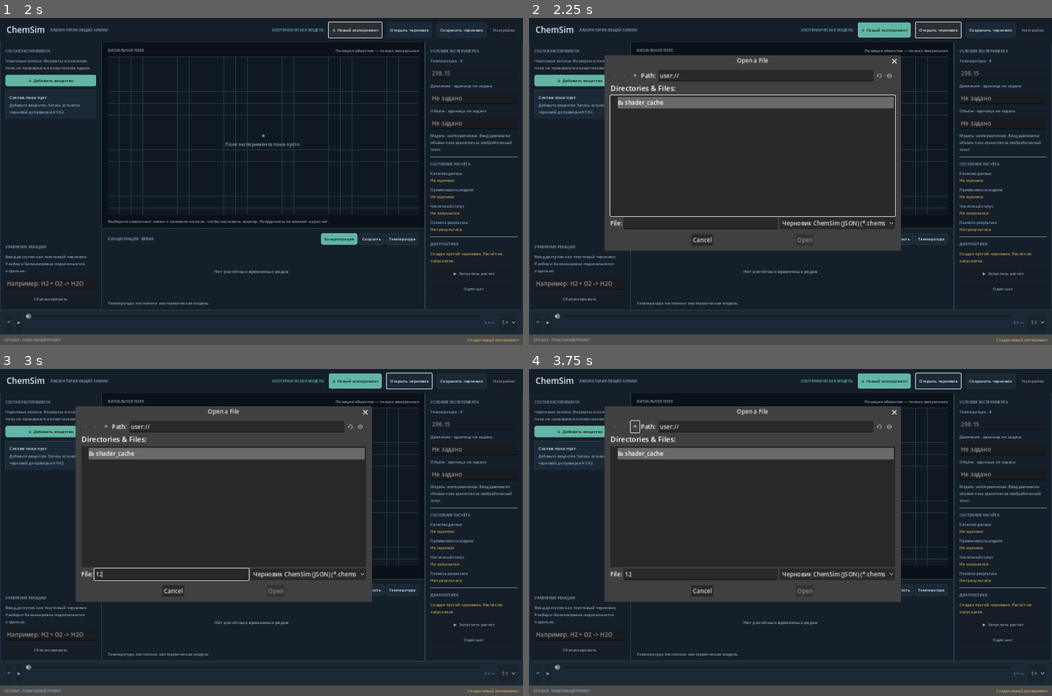
Above: before the commit, frames 1-4 (two rows, left to right).
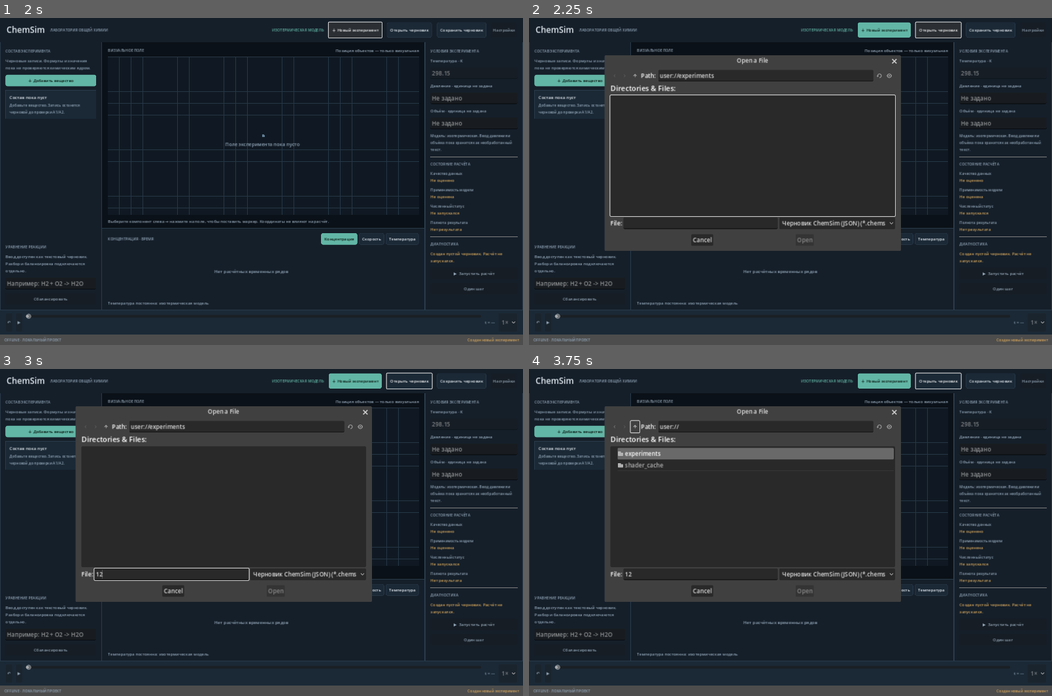
Above: after the commit, the same moments.

Repository: AndreyCokol/ChemSim
Game: Godot game, scene res://scenes/main.tscn
The game is run twice, just before and just after one commit, with the same random seed, the same clock (stepped at 60 frames per second) and the same inputs.
Inputs (mouse positions are in pixels of both pictures, inside the frame that each line leads up to):
- Up to frame 1 (2 s): click (52, 282) at 0.52 s; type "12" at 0.6 s; click (475, 99) at 0.75 s; type "12" at 0.83 s; click (475, 122) at 0.98 s; type "12" at 1.07 s; click "＋ Новый эксперимент" at 1.25 s
- Up to frame 2 (2.25 s): click "Открыть черновик" at 2 s
- Up to frame 3 (3 s): click (172, 575) at 2.77 s; type "12" at 2.85 s
- Up to frame 4 (3.75 s): click (633, 427) at 3.5 s

Frame 1 is identical in both runs. In frame 2, 2.0% of the frame differs, in the area x 16-70%, y 16-28%; in frame 3, 2.0%; in frame 4, 0.1%.

Commit message:
fix(persistence): validate draft shape and replace files safely

Diff:
--- a/scripts/main.gd
+++ b/scripts/main.gd
@@ -449,6 +449,7 @@
 	status_label.text = "Создан новый эксперимент"
 
 func _create_file_dialogs() -> void:
+	DirAccess.make_dir_recursive_absolute(ProjectSettings.globalize_path("user://experiments"))
 	open_dialog = FileDialog.new()
 	open_dialog.title = "Открыть черновик ChemSim"
 	open_dialog.file_mode = FileDialog.FILE_MODE_OPEN_FILE
@@ -513,11 +514,27 @@
 	file.store_string(JSON.stringify(payload, "\t"))
 	file.flush()
 	file.close()
-	var rename_error := DirAccess.rename_absolute(ProjectSettings.globalize_path(temporary_path), ProjectSettings.globalize_path(path))
+	var target_absolute := ProjectSettings.globalize_path(path)
+	var temporary_absolute := ProjectSettings.globalize_path(temporary_path)
+	var backup_absolute := ProjectSettings.globalize_path(path + ".bak")
+	var had_previous_file := FileAccess.file_exists(path)
+	if had_previous_file:
+		if FileAccess.file_exists(path + ".bak"):
+			DirAccess.remove_absolute(backup_absolute)
+		var backup_error := DirAccess.rename_absolute(target_absolute, backup_absolute)
+		if backup_error != OK:
+			DirAccess.remove_absolute(temporary_absolute)
+			_show_io_error("Не удалось подготовить замену файла: " + str(backup_error))
+			return
+	var rename_error := DirAccess.rename_absolute(temporary_absolute, target_absolute)
 	if rename_error != OK:
-		DirAccess.remove_absolute(ProjectSettings.globalize_path(temporary_path))
+		DirAccess.remove_absolute(temporary_absolute)
+		if had_previous_file:
+			DirAccess.rename_absolute(backup_absolute, target_absolute)
 		_show_io_error("Не удалось завершить сохранение: " + str(rename_error))
 		return
+	if had_previous_file:
+		DirAccess.remove_absolute(backup_absolute)
 	draft_dirty = false
 	status_label.text = "Черновик сохранён · схема UI v1"
 	diagnostic_label.text = "Сохранён только пользовательский черновик. Химическая валидность, расчётные данные и история симуляции не включены."
@@ -535,16 +552,22 @@
 	if str(parsed.get("document_type", "")) != "chemsim_ui_draft" or int(parsed.get("schema_version", -1)) != 1:
 		_show_io_error("Неподдерживаемый формат. Исходный файл не изменён.")
 		return
-	if not parsed.get("components", []) is Array:
+	var raw_components: Variant = parsed.get("components", [])
+	if not raw_components is Array:
 		_show_io_error("В файле отсутствует корректный список компонентов.")
+		return
+	var raw_conditions: Variant = parsed.get("conditions", {})
+	if not raw_conditions is Dictionary:
+		_show_io_error("Блок условий имеет неверный формат.")
 		return
 	components.clear()
 	visual_field.clear_markers()
 	var max_id := 0
-	for raw_item in parsed.components:
+	for raw_item in raw_components:
 		if not raw_item is Dictionary:
 			continue
-		var raw_position: Array = raw_item.get("position", [-1.0, -1.0])
+		var raw_position_value: Variant = raw_item.get("position", [-1.0, -1.0])
+		var raw_position: Array = raw_position_value if raw_position_value is Array else [-1.0, -1.0]
 		var position := Vector2(-1, -1)
 		if raw_position.size() >= 2:
 			position = Vector2(float(raw_position[0]), float(raw_position[1]))
@@ -565,9 +588,8 @@
 	selected_component_id = -1
 	experiment_name = str(parsed.get("experiment_name", "Черновик"))
 	reaction_input.text = str(parsed.get("reaction_text", ""))
-	var conditions: Dictionary = parsed.get("conditions", {})
-	pressure_input.text = str(conditions.get("pressure_raw", ""))
-	volume_input.text = str(conditions.get("volume_raw", ""))
+	pressure_input.text = str(raw_conditions.get("pressure_raw", ""))
+	volume_input.text = str(raw_conditions.get("volume_raw", ""))
 	_refresh_composition()
 	draft_dirty = false
 	status_label.text = "Черновик загружен · химическая проверка не выполнена"
